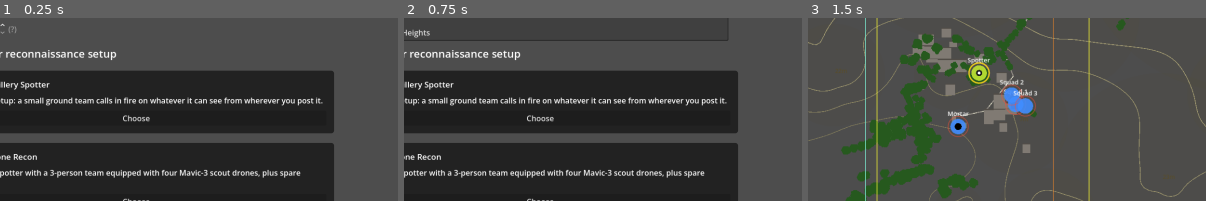
Above: before the commit, frames 1-3 (left to right).
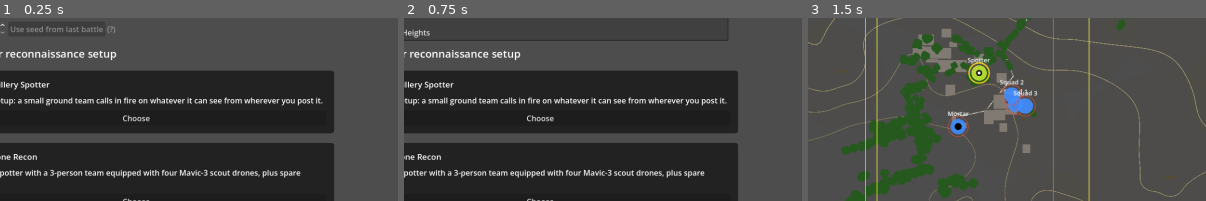
Above: after the commit, the same moments.

Repository: verybadcat/Drones
Game: Godot game, scene res://scenes/Main.tscn
Same seed, same stepped clock (60 frames per second), same inputs: the game is played once before the commit and once after it. Sound files missing from this copy of the repository are replaced by a short silence.
Inputs:
- Up to frame 1 (0.25 s): no input
- Up to frame 2 (0.75 s): click "Pishchane" at 0.5 s
- Up to frame 3 (1.5 s): click "Choose" at 1.25 s
The pictures show only the part of the screen within x 11-61%, y 20-70%; the shares and areas given below are measured in that part.

The runs differ from the first frame. In frame 1, 0.3% of the frame differs, in the area x 2-29%, y 4-9%; in frame 2, nothing differs; in frame 3, nothing differs.

Commit message:
Add a "Use seed from last battle" button to the setup screen
Sits in the seed row, grayed out (with an explanatory tooltip) until a
battle has been set up this session. main.gd already holds the last
battle's seed; it now hands it to the setup screen before the screen is
built. Pressing the button sets the SpinBox's text and commits it with
apply() rather than assigning .value alone -- confirmed directly that the
bare assignment is reverted by chosen_seed()'s own apply() (the box kept
showing -1), which would have silently run the next battle on a random
seed instead.

Co-Authored-By: Claude Sonnet 5.5 <noreply@anthropic.com>

Diff:
--- a/scripts/level_select_screen.gd
+++ b/scripts/level_select_screen.gd
@@ -290,6 +290,22 @@
 ## the user picks a scenario"). -1 (the default) means a random one, which the battle report shows
 ## afterwards so it can be copied and used again. See main.gd, which draws it for the battle.
 var seed_box: SpinBox
+## The seed the previous battle ran on (-1 if none has been set up yet this session). Set by main.gd
+## before this screen is added to the tree, since _ready builds the button from it.
+var last_battle_seed: int = -1
+var use_last_seed_button: Button
+
+
+## Fills the seed box with the last battle's seed. Sets the LineEdit's own text, then commits it with
+## apply(), rather than assigning .value alone: a later chosen_seed() calls apply() too, which re-parses
+## whatever text the box is showing — a bare .value assignment would be reverted by that if the displayed
+## text hadn't followed (see chosen_seed's own doc comment on the SpinBox commit race).
+func use_last_battle_seed() -> void:
+	if last_battle_seed < 0 or seed_box == null:
+		return
+	seed_box.get_line_edit().text = str(last_battle_seed)
+	seed_box.apply()
+
 
 ## Direct user request: the seed's explanatory paragraph (SEED_NOTE) used to sit here always visible, a
 ## full wrapped paragraph under the spin box. "I want the text below to be available, but not immediately
@@ -318,6 +334,15 @@
 	seed_box.custom_minimum_size = Vector2(140, 0)
 	seed_box.add_theme_constant_override("buttons_width", 0)
 	input_row.add_child(seed_box)
+	# Direct user request: a "use seed from last battle" button when choosing a new setup, "grayed out if
+	# there was no last battle". main.gd hands the last battle's seed in (last_battle_seed, -1 until one
+	# has been set up this session) before this screen is built.
+	use_last_seed_button = Button.new()
+	use_last_seed_button.text = "Use seed from last battle"
+	use_last_seed_button.disabled = last_battle_seed < 0
+	use_last_seed_button.tooltip_text = "No battle yet this session." if last_battle_seed < 0 else "Seed %d" % last_battle_seed
+	use_last_seed_button.pressed.connect(use_last_battle_seed)
+	input_row.add_child(use_last_seed_button)
 	var help := HelpIcon.new()
 	help.tooltip_text = SEED_NOTE
 	input_row.add_child(help)
--- a/scripts/main.gd
+++ b/scripts/main.gd
@@ -234,6 +234,7 @@
 func _show_level_select() -> void:
 	var screen := LevelSelectScreen.new()
 	screen.score_log = score_log # one history, one path (and the same headless guard)
+	screen.last_battle_seed = battle_seed # -1 until a battle has been set up this session; enables "Use seed from last battle"
 	screen.mode_chosen.connect(_on_recon_mode_chosen)
 	screen.map_chosen.connect(_on_map_chosen)
 	_open_screen(screen)
--- a/scripts/tests/test_battle_seed.gd
+++ b/scripts/tests/test_battle_seed.gd
@@ -26,6 +26,7 @@
 	await test_a_random_battle_still_gets_a_real_seed()
 	await test_the_report_has_a_seed_tab_with_a_copy_button()
 	await test_a_pasted_seed_is_read_correctly_even_without_losing_focus_first()
+	await test_use_seed_from_last_battle_button()
 	test_what_the_same_seed_reproduces()
 	print("Battle seed tests: %d failures" % failures)
 	quit(1 if failures else 0)
@@ -143,6 +144,34 @@
 	first.seed_box.get_line_edit().text = "555555"
 	check(int(first.seed_box.value) != 555555, "Setup: a pasted-but-uncommitted edit does NOT yet update .value — confirms this test is exercising the real race, not a no-op")
 	check(first.chosen_seed() == 555555, "chosen_seed() reads the pasted value correctly anyway, with no focus change or Enter press in between")
+	main.queue_free()
+	await process_frame
+
+
+## Direct user request: "When choosing a new setup, I want a 'use seed from last battle' button" and "This
+## can be grayed out if there was no last battle."
+func test_use_seed_from_last_battle_button() -> void:
+	var main = await start_main()
+	var first: LevelSelectScreen = main.current_screen
+	check(first.use_last_seed_button != null and first.use_last_seed_button.disabled, "With no previous battle the button is there but grayed out")
+	first.seed_box.get_line_edit().text = "999"
+	first.use_last_battle_seed() # what a (somehow delivered) press would call: nothing to use, so nothing changes
+	check(first.seed_box.get_line_edit().text == "999", "...and using it with no last battle leaves the box alone")
+	first.seed_box.get_line_edit().text = "4242"
+	first.mode_chosen.emit(GameConfig.ReconMode.DRONE_TEAM)
+	await process_frame
+	check(main.battle_seed == 4242, "Setup: a battle was set up on seed 4242")
+	main._show_level_select()
+	await process_frame
+	var second: LevelSelectScreen = main.current_screen
+	check(second.use_last_seed_button != null and not second.use_last_seed_button.disabled, "Back on the setup screen the button is enabled")
+	check(second.chosen_seed() == -1, "Setup: the box still reads random until the button is used")
+	second.use_last_seed_button.pressed.emit()
+	check(second.seed_box.get_line_edit().text == "4242", "Pressing it puts the last battle's seed in the box (shows '%s')" % second.seed_box.get_line_edit().text)
+	check(second.chosen_seed() == 4242, "...and chosen_seed() reads it, not a stale value (the SpinBox commit race)")
+	second.mode_chosen.emit(GameConfig.ReconMode.SPOTTER)
+	await process_frame
+	check(main.battle_seed == 4242, "...so the next battle really runs on it")
 	main.queue_free()
 	await process_frame
 
Not shown, changed: docs/designs/tactical-commander-doctrine.md
